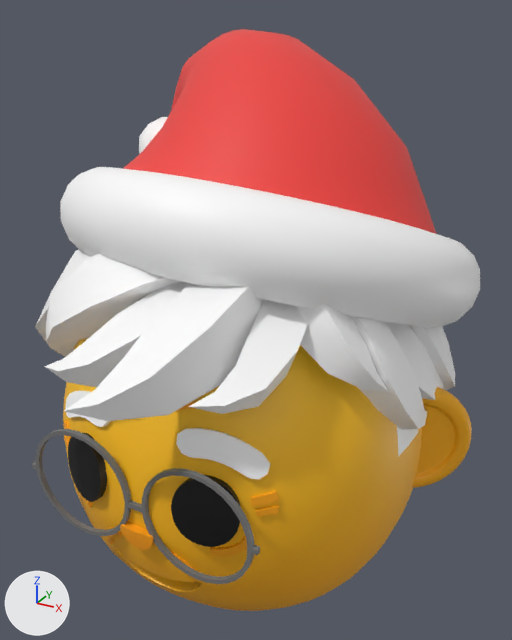
Before and after pictures for a commit that changed the glTF model assets/3D/glb/mx_claus.glb.
One viewpoint serves both versions: a 50 mm camera at (1.26, -2.06, 1.38) aimed at (0.01, 0.22, 0.24). The axes (+X, +Y, +Z) are drawn at lower left. The lights are the same throughout. Where no turn or scale is listed for an object, it has been applied to the vertices. Vertices at the same position are counted once.
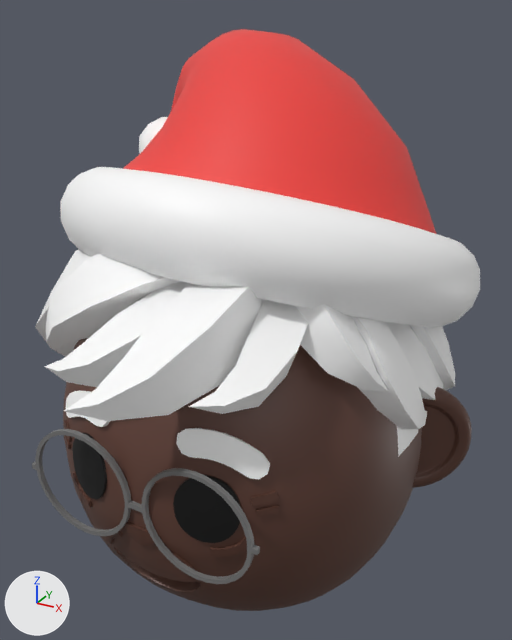
Where the newer file only moved an object's origin or applied its transform, the numbers keep the older frame.

Changed parts and their boxes [x1, y1, x2, y2] in the pictures (512 x 640 px; the box of a moved part takes in the faces that stretch with it):
```json
{"object": "Roundcube.195", "change": "surface changed", "before": [63, 338, 422, 611], "after": [63, 338, 422, 611]}
{"object": "Circle.945", "change": "reshaped", "before": [68, 433, 240, 547], "after": [72, 433, 240, 543]}
{"object": "Cylinder.173", "change": "surface changed", "before": [413, 387, 472, 488], "after": [413, 387, 472, 488]}
{"object": "Circle.949", "change": "surface changed", "before": [64, 420, 280, 579], "after": [64, 420, 280, 579], "on screen": "orange to brown"}
{"object": "Circle.946", "change": "surface changed", "before": [120, 521, 154, 550], "after": [120, 521, 154, 550]}
{"object": "Circle.950", "change": "surface changed", "before": [178, 401, 198, 410], "after": [178, 401, 198, 410]}
{"part": 1, "of": "me_circle_972", "change": "moved or reshaped", "before": [171, 475, 240, 547], "after": [173, 475, 240, 543]}
{"part": 2, "of": "me_circle_972", "change": "moved or reshaped", "before": [68, 433, 107, 502], "after": [72, 433, 107, 499]}
```

Scene script edits in JSON lines:
```json
{"op": "add", "block": "mat_skin_tone_one", "code": "n3 = _N.new('ShaderNodeMapping'); n3.name = 'Mapping'"}
{"op": "add", "block": "mat_skin_tone_one", "code": "n3.inputs[1].default_value = (0.25, 0.0, 0.0)  # 'Location'"}
{"op": "add", "block": "mat_skin_tone_one", "code": "n4 = _N.new('ShaderNodeUVMap'); n4.name = 'UV Map'"}
{"op": "add", "block": "mat_skin_tone_one", "code": "n4.uv_map = 'UVMap'"}
{"block": "mat_skin_tone_one", "where": "n2 = _N.new('ShaderNodeTexImage'); n2.name = 'Image Texture'"}
{"op": "add", "block": "mat_skin_tone_one", "code": "_L.new(n3.outputs[0], n2.inputs[0])  # 'Vector' to 'Vector'"}
{"op": "add", "block": "mat_skin_tone_one", "code": "_L.new(n4.outputs[0], n3.inputs[0])  # 'UV' to 'Vector'"}
{"block": "me_circle_972", "where": "# used by ob_circle_945; location = (0.0, 0.0, 0.0)"}
{"op": "remove", "block": "me_circle_972", "code": "me_circle_972.from_pydata(...)  # 324 vertices, 640 faces; spans x -0.356..0.356, y -0.587..-0.487, z -0.21..0.038"}
{"op": "add", "block": "me_circle_972", "code": "me_circle_972.from_pydata(...)  # 324 vertices, 640 faces; spans x -0.349..0.349, y -0.57..-0.487, z -0.209..0.035"}
{"block": "me_circle_972", "change": "me_circle_972 part 1: 81 of the vertices in x 0.144..0.356, y -0.587..-0.511, z -0.21..0.038 are scaled about their middle by (0.978, 0.979, 0.983), then moved by (-0.006, 0.016, -0.001)"}
{"block": "me_circle_972", "change": "me_circle_972 part 2: 81 of the vertices in x -0.356..-0.144, y -0.587..-0.511, z -0.21..0.038 are scaled about their middle by (0.978, 0.979, 0.983), then moved by (0.006, 0.016, -0.001)"}
```
